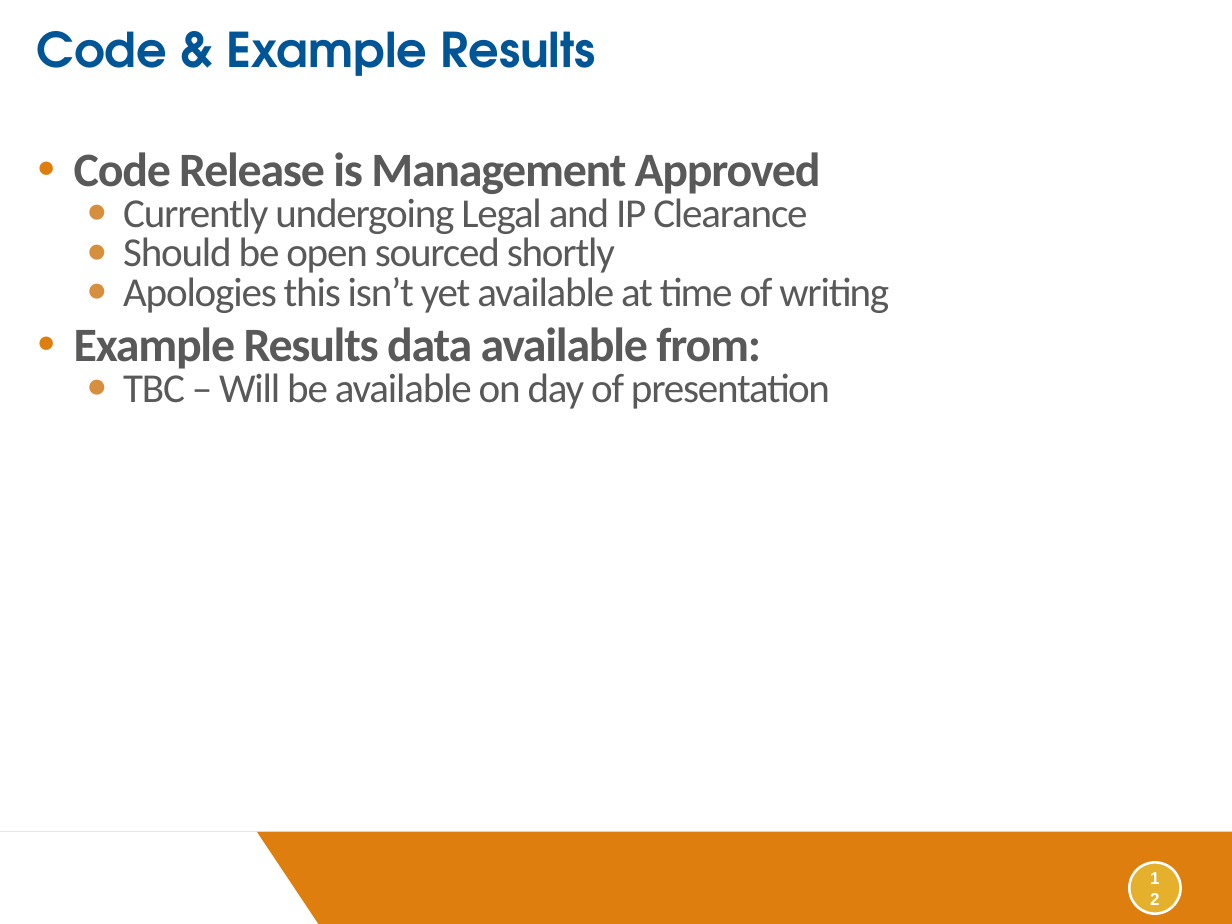
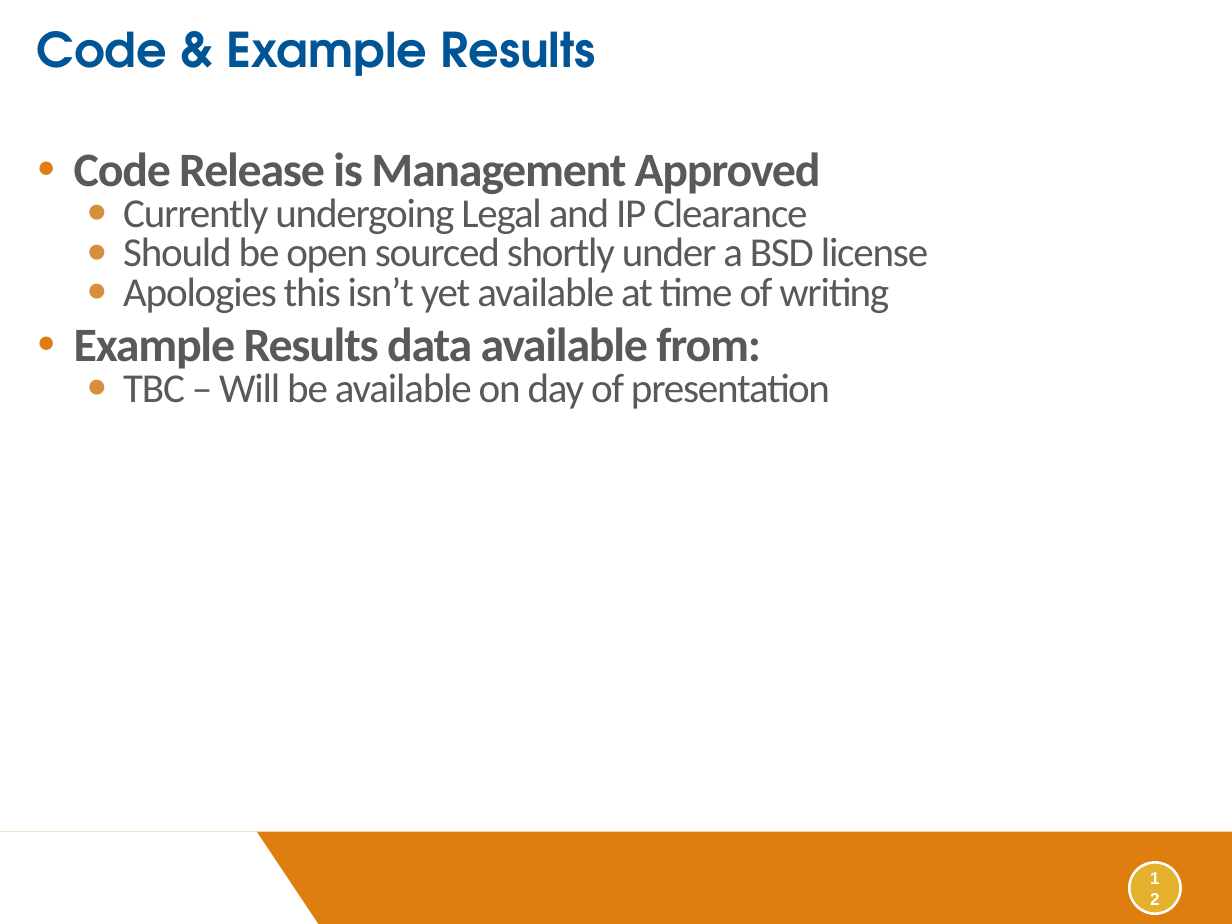
Before and after one commit to JohnGoldsmith/dotnetrdf-wiki, a slide deck: slide 12 of Slides/SemTech West 2012 Conference Presentation.pptx. Drawn at 1232x924 pixels with LibreOffice and Linux fonts; fonts in the diff are those of the drawing; background and template pictures are left out. Boxes give left, top, right and bottom in pixels: in the first picture for what was removed or moved away, otherwise in the second. Text is boxed around its words. In the diff, an @@ line names an element or a change of style, - is before the commit and + after.

```diff
--- a/Slides/SemTech West 2012 Conference Presentation.pptx
+++ b/Slides/SemTech West 2012 Conference Presentation.pptx
@@ text at [123, 233, 929, 273]: text changed @@
-  ● Should be open sourced shortly
+  ● Should be open sourced shortly under a BSD license
```
Also in this commit, not shown: 4 other slides changed.
